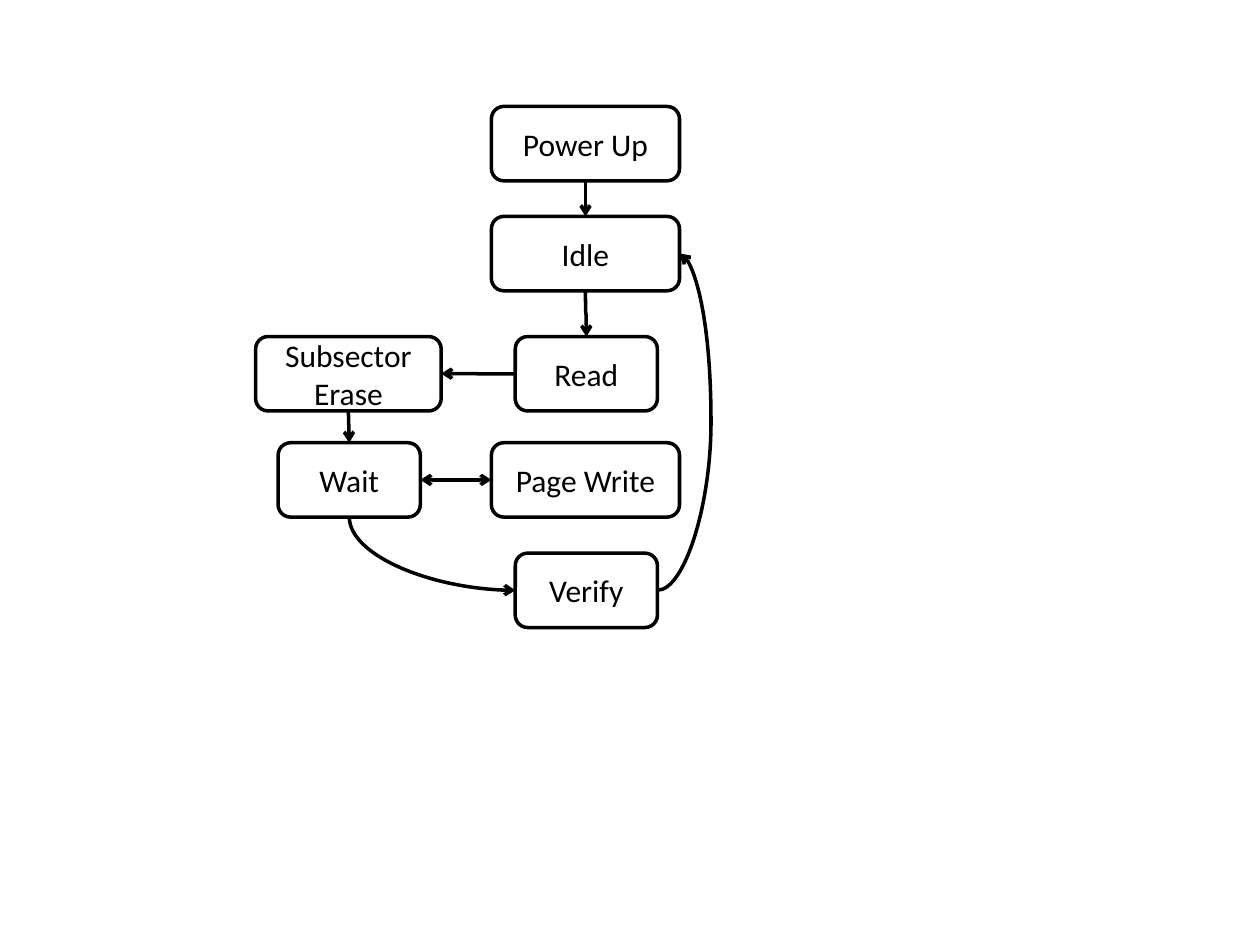
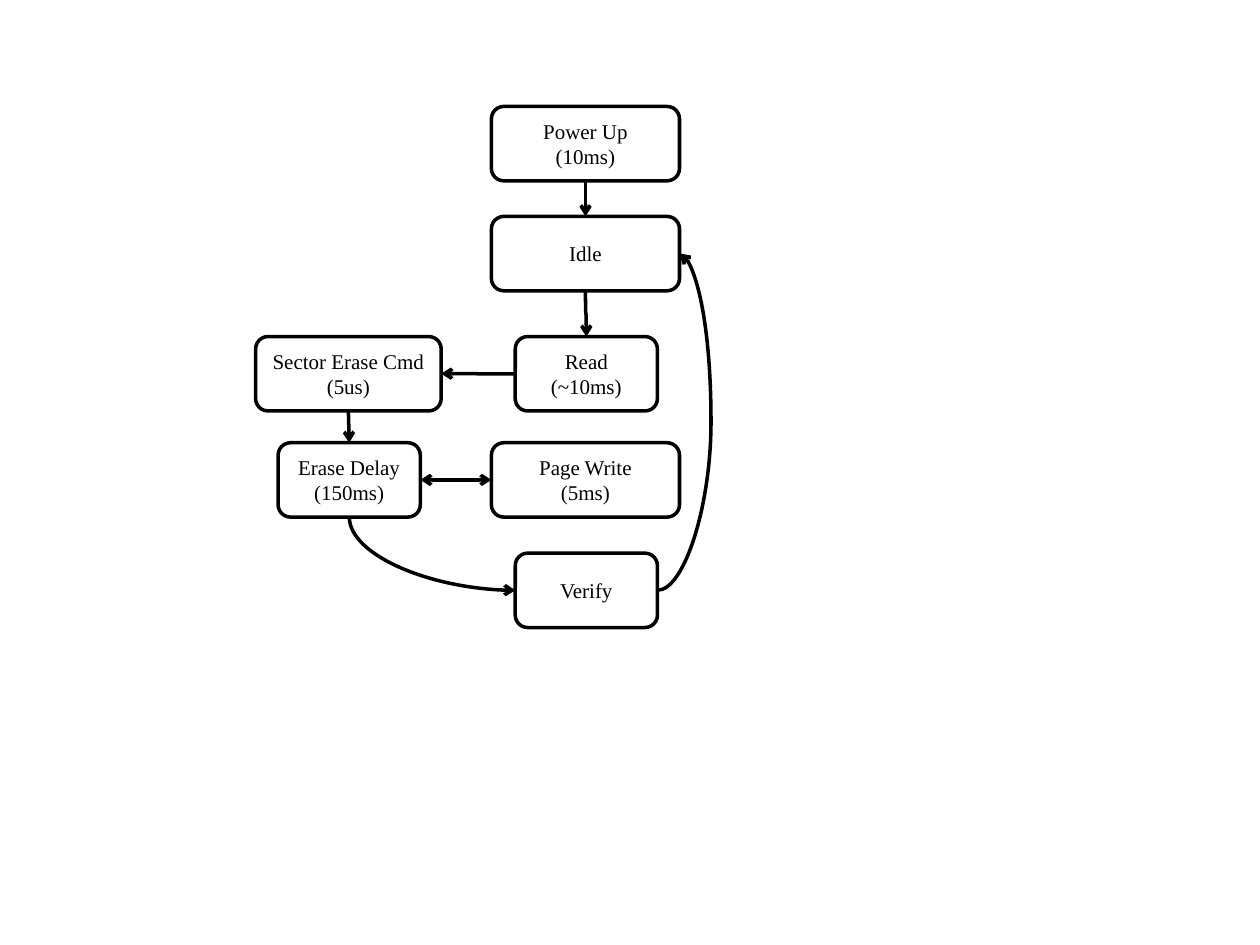
Before and after one commit to drmoorevt/PRIME, a slide deck: slide 2 of Documentation/Results/IODVS/Flowcharts.pptx. Drawn at 1260x945 pixels with LibreOffice and Linux fonts; fonts in the diff are those of the drawing. Boxes give left, top, right and bottom in pixels: in the first picture for what was removed or moved away, otherwise in the second. Text is boxed around its words. In the diff, an @@ line names an element or a change of style, - is before the commit and + after.

```diff
--- a/Documentation/Results/IODVS/Flowcharts.pptx
+++ b/Documentation/Results/IODVS/Flowcharts.pptx
@@ text in rounded rectangle at [543, 125, 628, 144]: size 18 to 12 pt, font Calibri to Times New Roman in "Power Up" @@
@@ text in rounded rectangle at [556, 149, 615, 169]: paragraph added @@
+(10ms)
@@ rounded rectangle "Idle" at [491, 217, 679, 291]: size 18 to 12 pt, font Calibri to Times New Roman @@
@@ text in rounded rectangle at [273, 354, 424, 399]: text changed; size 18 to 12 pt; font Calibri to Times New Roman @@
-Subsector Erase
+Sector Erase Cmd
+(5us)
@@ text in rounded rectangle at [565, 354, 608, 370]: size 18 to 12 pt, font Calibri to Times New Roman in "Read" @@
@@ text in rounded rectangle at [551, 379, 622, 399]: paragraph added @@
+(~10ms)
@@ text in rounded rectangle at [298, 460, 400, 504]: text changed; size 18 to 12 pt; font Calibri to Times New Roman @@
-Wait
+Erase Delay
+(150ms)
@@ text in rounded rectangle at [539, 461, 632, 480]: size 18 to 12 pt, font Calibri to Times New Roman in "Page Write" @@
@@ text in rounded rectangle at [561, 485, 610, 505]: paragraph added @@
+(5ms)
@@ rounded rectangle "Verify" at [515, 553, 658, 627]: size 18 to 12 pt, font Calibri to Times New Roman @@
```
Also in this commit, not shown: 3 other slides changed, 4 other files.
